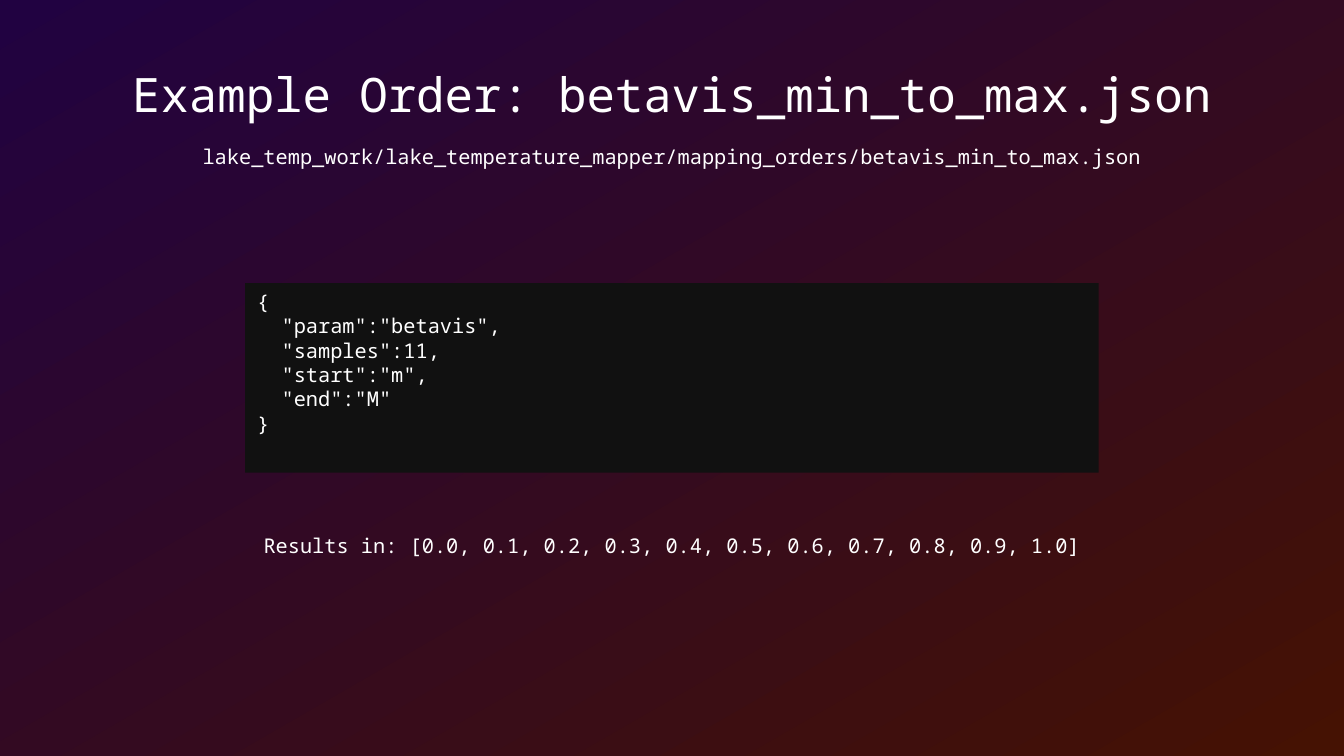
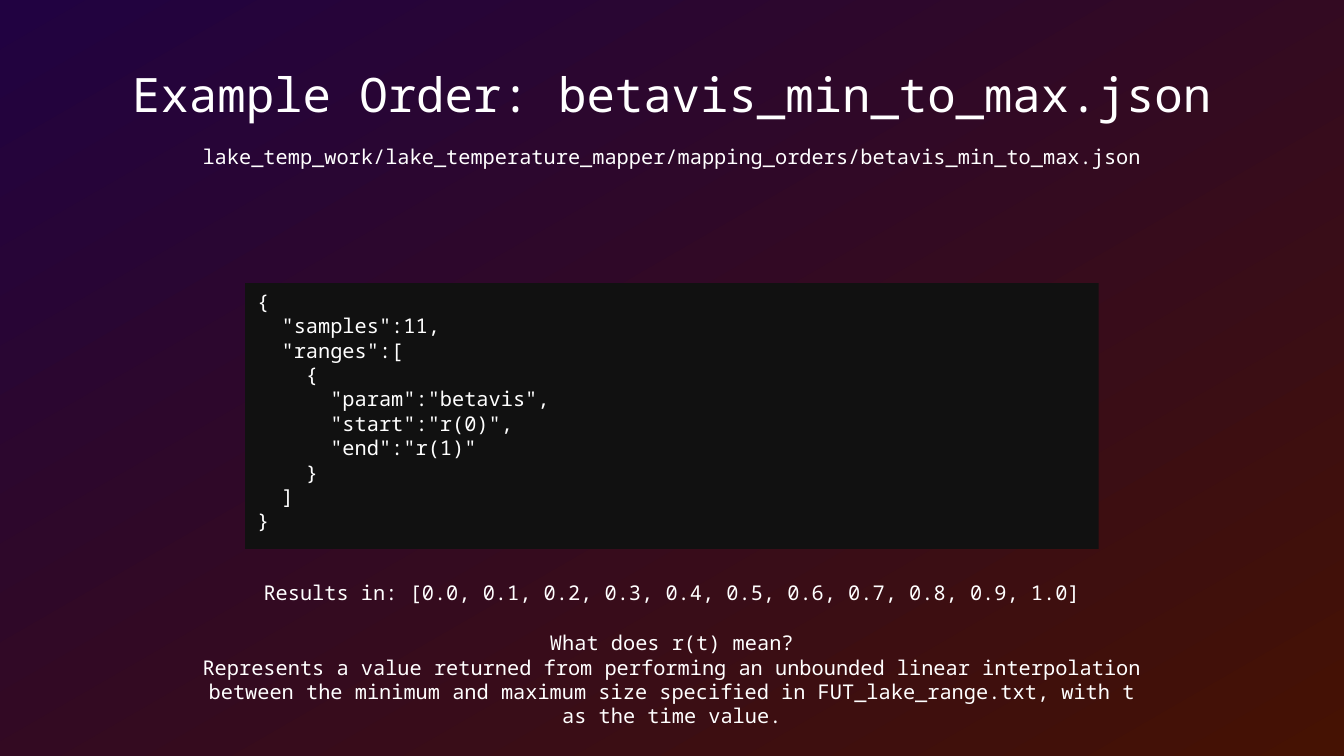
Before and after one commit to SamAllen06/lake_temp_work, a slide deck: slide 9 of documentation/lake_temperature.odp. Drawn at 1344x756 pixels with LibreOffice and Linux fonts; fonts in the diff are those of the drawing. Boxes give left, top, right and bottom in pixels: in the first picture for what was removed or moved away, otherwise in the second. Text is boxed around its words. In the diff, an @@ line names an element or a change of style, - is before the commit and + after.

Commit message:
Update documentation and orders to match new formats

```diff
--- a/documentation/lake_temperature.odp
+++ b/documentation/lake_temperature.odp
@@ text in rectangle at [245, 283, 1099, 549]: paragraphs added @@
+]
+}
@@ rectangle "{": place and size @@
-rectangle "{" at [245, 283, 1099, 473]
+rectangle "{" at [245, 283, 1099, 549]
@@ text in rectangle at [282, 317, 440, 363]: paragraphs added @@
+{
+"samples":11,
+"ranges":[
@@ text in rectangle at [330, 416, 513, 459]: text changed @@
-"samples":11,
-"start":"m",
-"end":"M"
+"start":"r(0)",
+"end":"r(1)"
@@ text "Results in: [0.0, 0.1, 0.2, ...": place and size @@
-text "Results in: [0.0, 0.1, 0.2, ..." at [264, 537, 1080, 557]
+text "Results in: [0.0, 0.1, 0.2, ..." at [264, 584, 1080, 604]
@@ text added at [203, 634, 1140, 724], 12 pt, text #FFFFFF @@
+What does r(t) mean?
+Represents a value returned from performing an unbounded linear interpolation
+between the minimum and maximum size specified in FUT_lake_range.txt, with t
+as the time value.
```
Also in this commit, not shown: 2 other slides changed, 3 other files.
